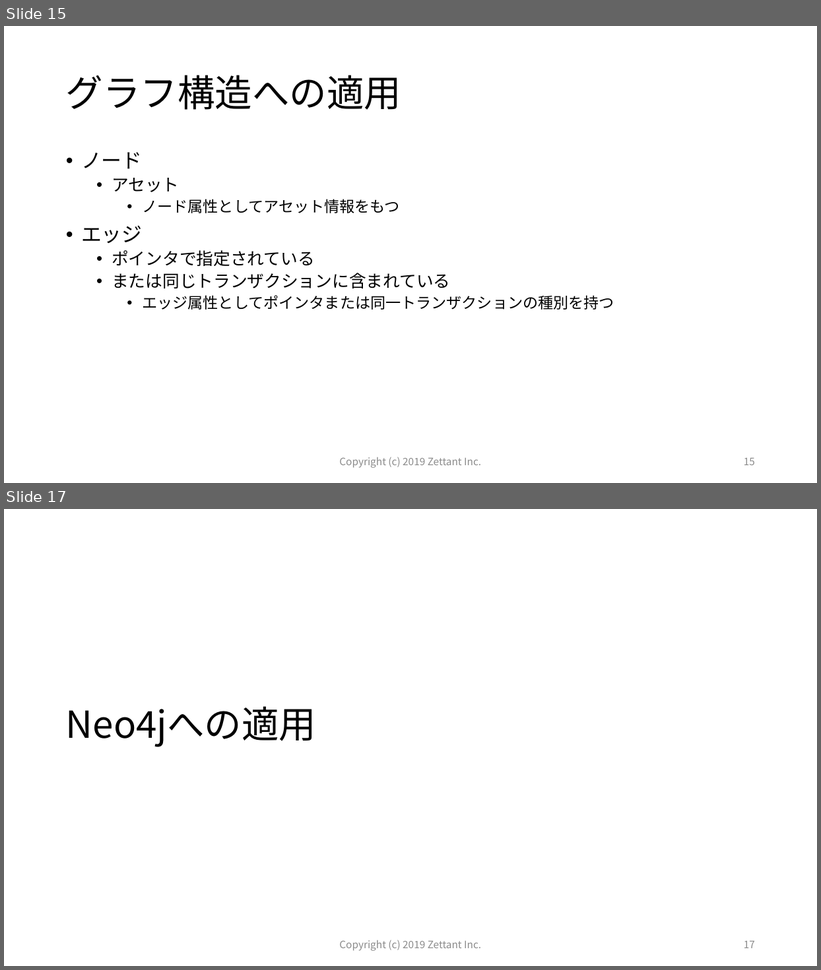
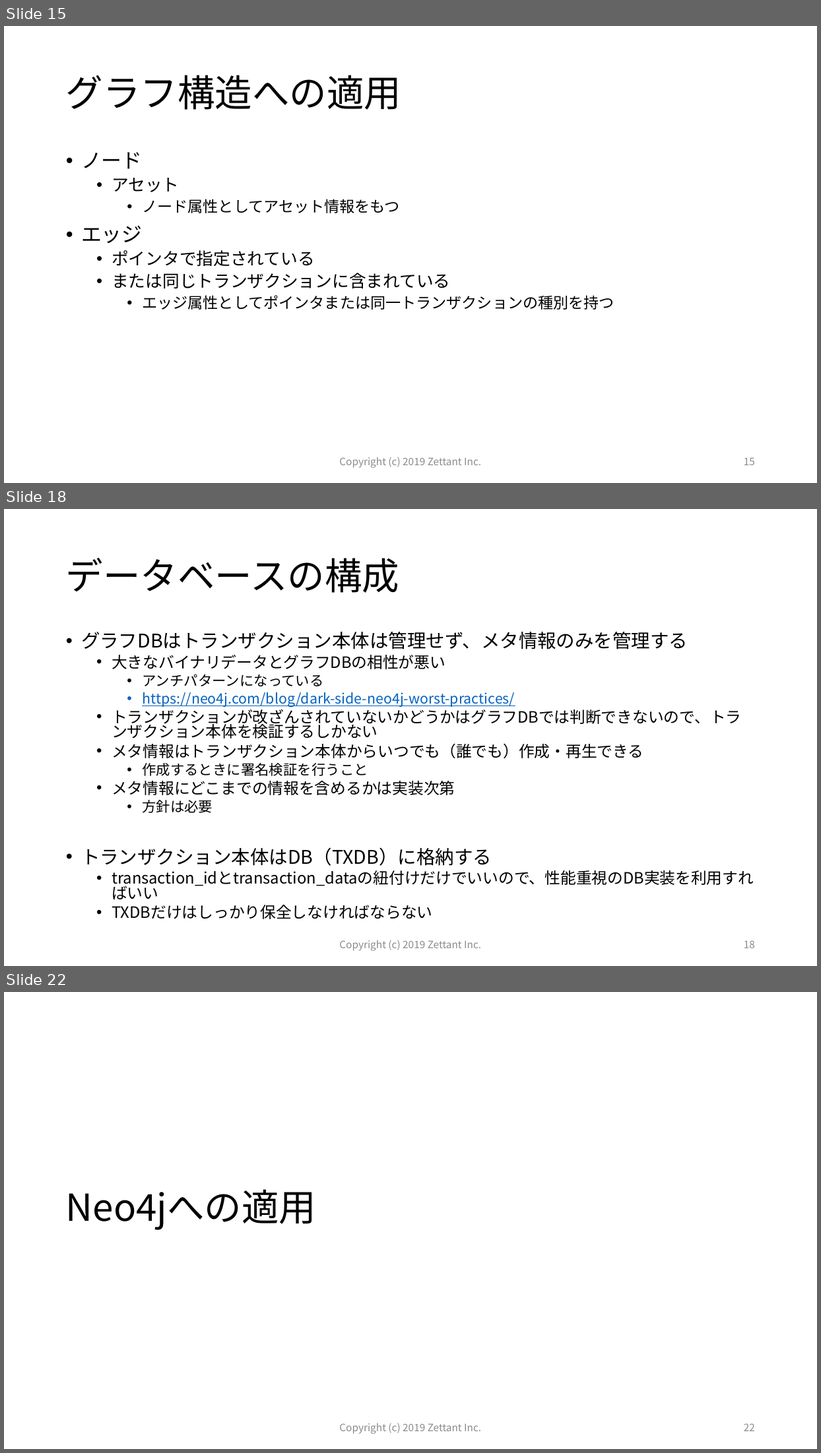
Before and after one commit to zettant/bbclib-neo4j, a slide deck: docs/Target_of_this_project.pptx. Shown one above the other, each under a label of ours: slides 15 and 17 before the commit, slides 15, 18 and 22 after it; the slides between them are not shown. The pictures are 821x970 and 821x1453 pixels, drawn with LibreOffice and Linux fonts; fonts in the diff are those of the drawing. Boxes give left, top, right and bottom in pixels: in the first picture for what was removed or moved away, otherwise in the second. Text is boxed around its words. In the diff, an @@ line names an element or a change of style, - is before the commit and + after.

```diff
--- a/docs/Target_of_this_project.pptx
+++ b/docs/Target_of_this_project.pptx
@@ slide 18 added at box(4, 509, 817, 966), background #FFFFFF @@
@@ title added at box(66, 558, 399, 593), 44 pt, text #000000 @@
+データベースの構成
@@ text added at box(81, 632, 754, 920), 18.5 pt, text #000000 @@
+• グラフDBはトランザクション本体は管理せず、メタ情報のみを管理する
+  • 大きなバイナリデータとグラフDBの相性が悪い
+    • アンチパターンになっている
+    • https://neo4j.com/blog/dark-side-neo4j-worst-practices/
+  • トランザクションが改ざんされていないかどうかはグラフDBでは判断できないので、トランザクション本体を検証するしかない
+  • メタ情報はトランザクション本体からいつでも（誰でも）作成・再生できる
+    • 作成するときに署名検証を行うこと
+  • メタ情報にどこまでの情報を含めるかは実装次第
+    • 方針は必要
+• トランザクション本体はDB（TXDB）に格納する
+  • transaction_idとtransaction_dataの紐付けだけでいいので、性能重視のDB実装を利用すればいい
+  • TXDBだけはしっかり保全しなければならない
@@ text added at box(339, 941, 481, 951), 12 pt, text #8C8C8C @@
+Copyright (c) 2019 Zettant Inc.
@@ page number added at box(744, 941, 755, 949), 12 pt, text #8C8C8C @@
+18
@@ what was slide 17 is now slide 22 @@
@@ page number at box(744, 1424, 755, 1432): text changed @@
-17
+22
```
Also in this commit, not shown: 4 slides changed, 4 other slides added, 1 other file.
